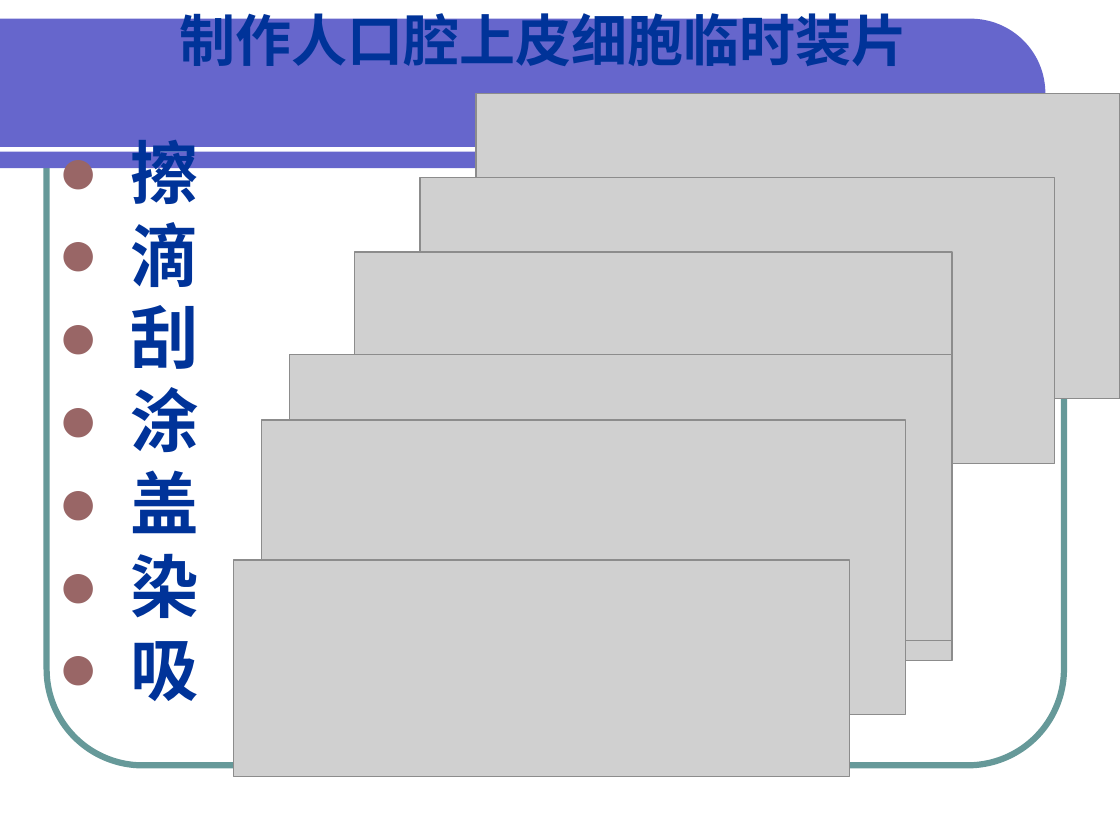
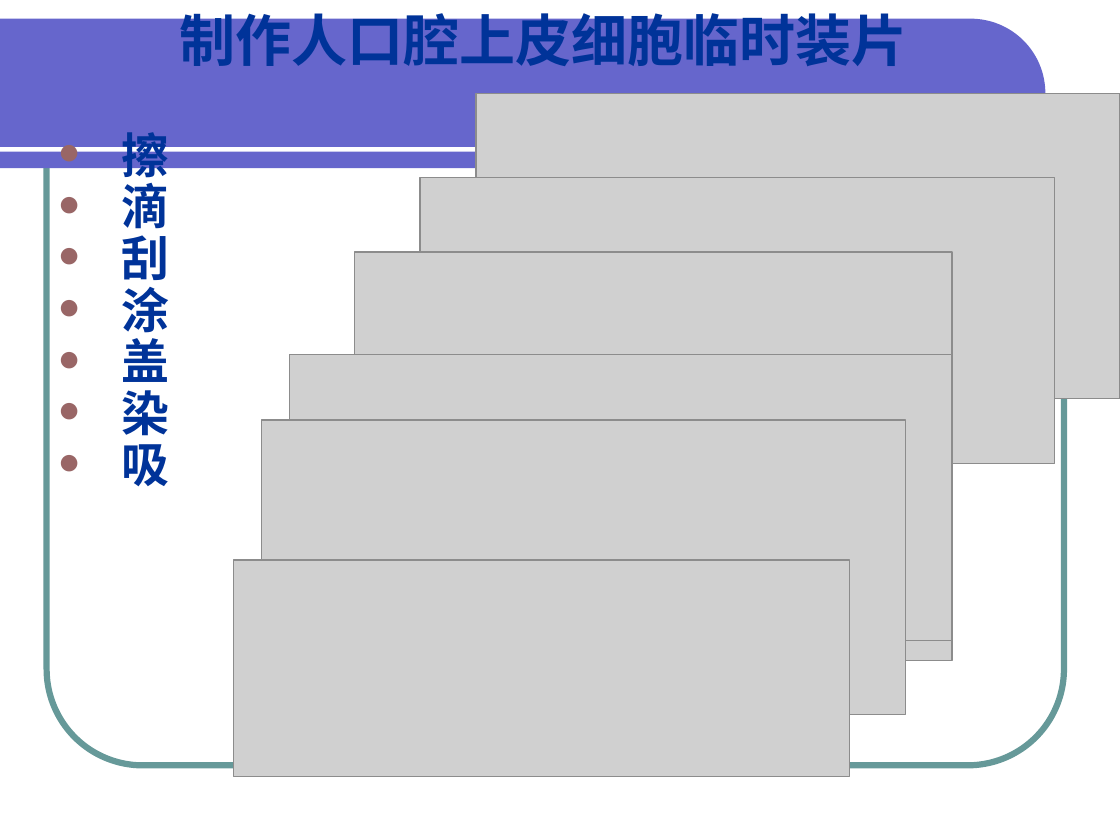
Before and after one commit to allen5261/schoolmaterial, a slide deck: slide 24 of file/bio/02.ppt. Drawn at 1120x840 pixels with LibreOffice and Linux fonts; fonts in the diff are those of the drawing; grey boxes stand for pictures. Boxes give left, top, right and bottom in pixels: in the first picture for what was removed or moved away, otherwise in the second. Text is boxed around its words. In the diff, an @@ line names an element or a change of style, - is before the commit and + after.

```diff
--- a/file/bio/02.ppt
+++ b/file/bio/02.ppt
@@ text "擦" at <box>121,132,169,486</box>: size 44 to 30.8 pt; line spacing 0.8 to 0.6 @@
```
Also in this commit, not shown: 2 other slides changed, 1 other file.
